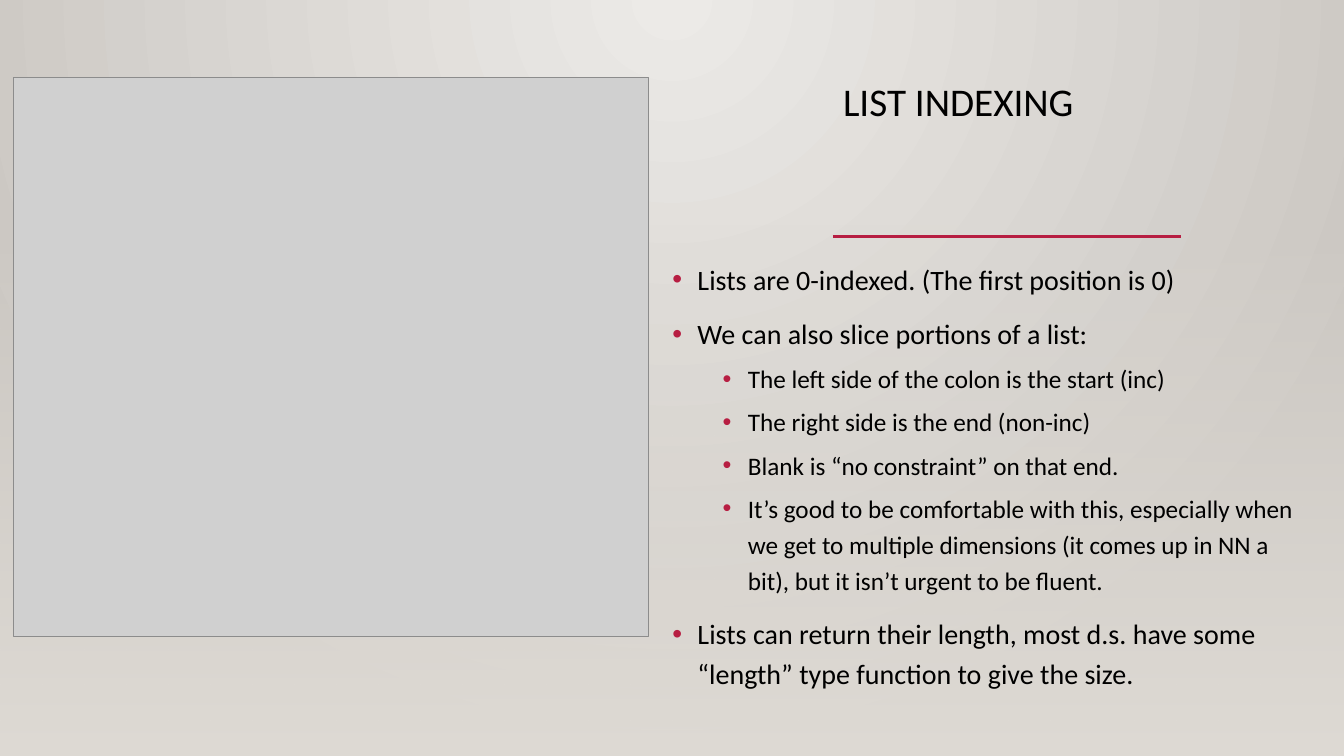
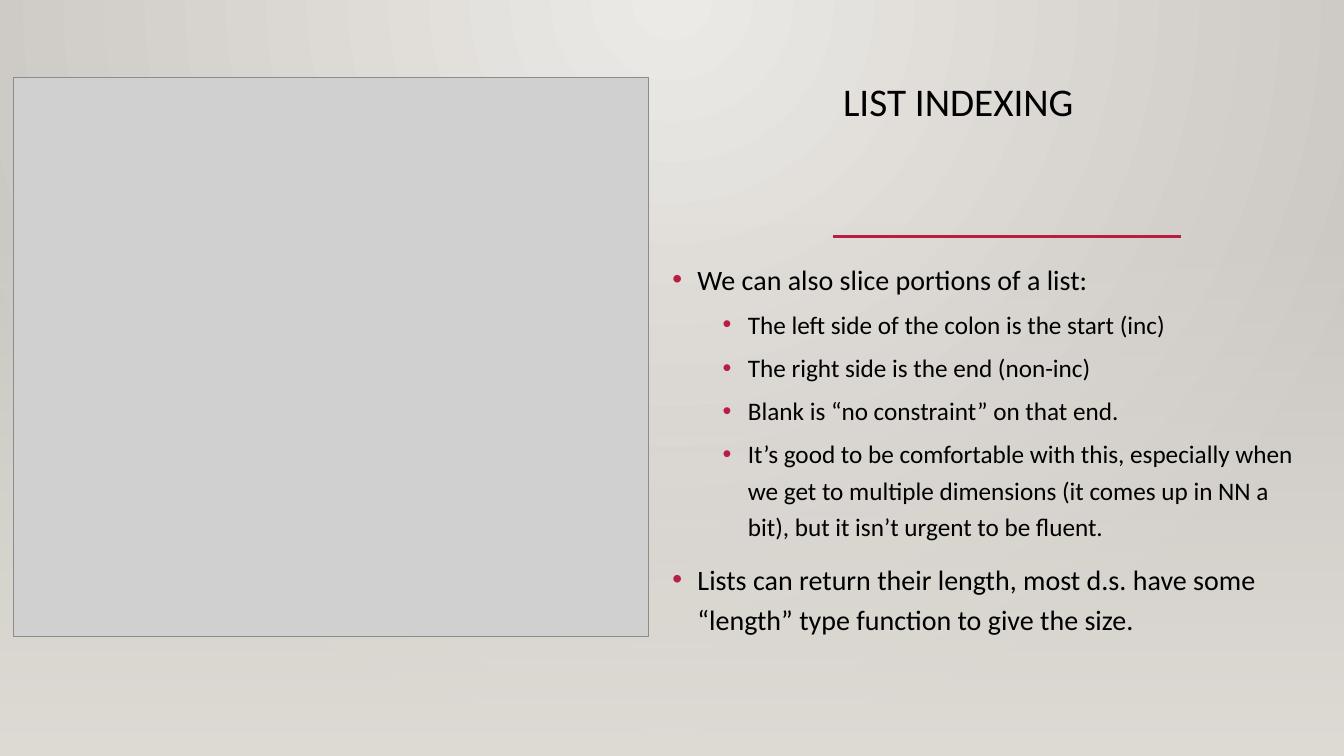
Before and after one commit to AkeemSemperDataScience/Programming_Basics_for_Machine_Learning_Students, a slide deck: slide 14 of reference_material/slides/002_vars_and_control.pptx (slide 9 before the commit). Drawn at 1344x756 pixels with LibreOffice and Linux fonts; fonts in the diff are those of the drawing; grey boxes stand for pictures; background and template pictures are left out. Boxes give left, top, right and bottom in pixels: in the first picture for what was removed or moved away, otherwise in the second. Text is boxed around its words. In the diff, an @@ line names an element or a change of style, - is before the commit and + after.

```diff
--- a/reference_material/slides/002_vars_and_control.pptx
+++ b/reference_material/slides/002_vars_and_control.pptx
@@ text at [697, 269, 1175, 295]: paragraph removed @@
-• Lists are 0-indexed. (The first position is 0)
```
Also in this commit, not shown: 4 other slides changed, 11 slides added, 1 slide removed, 1 other file.
